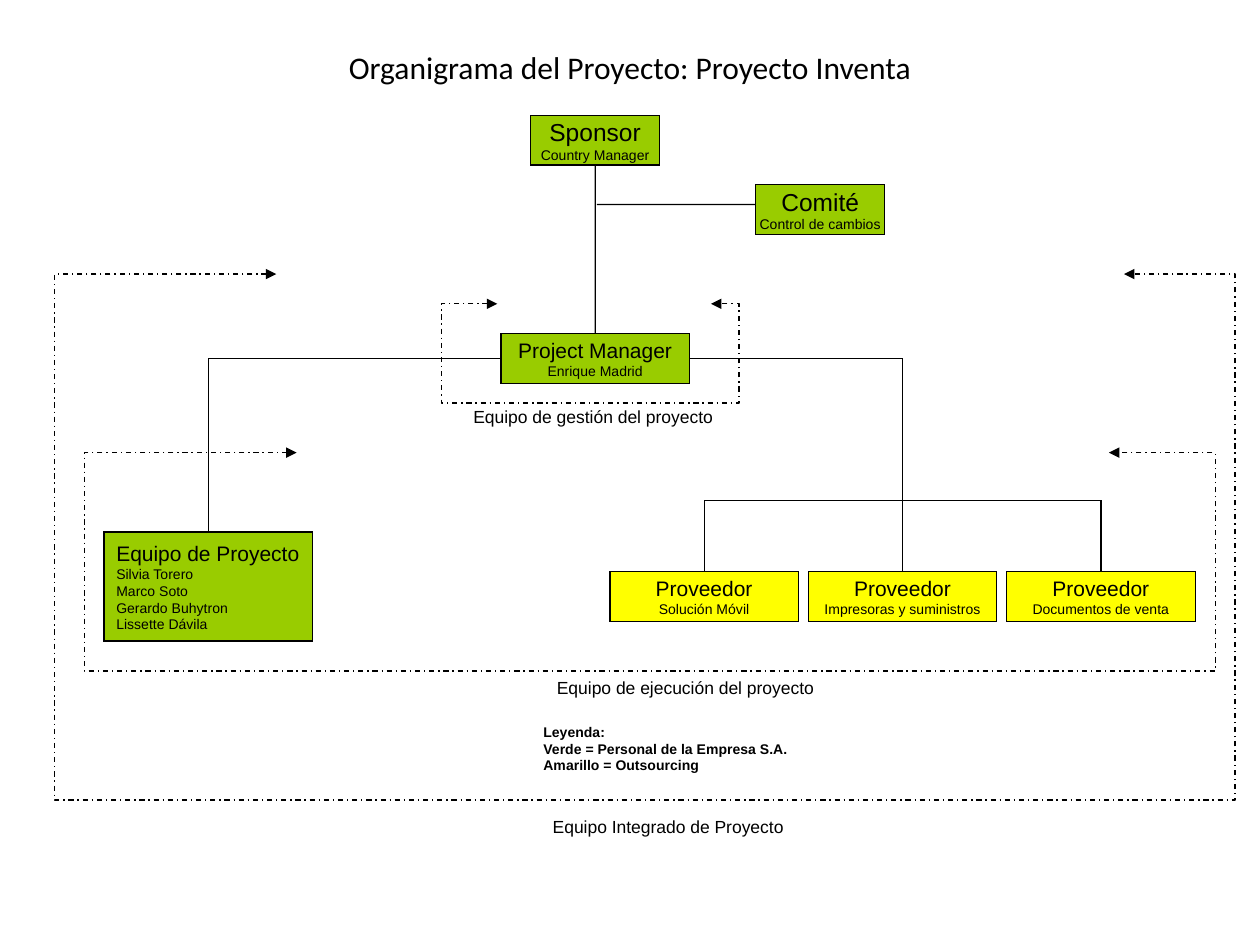
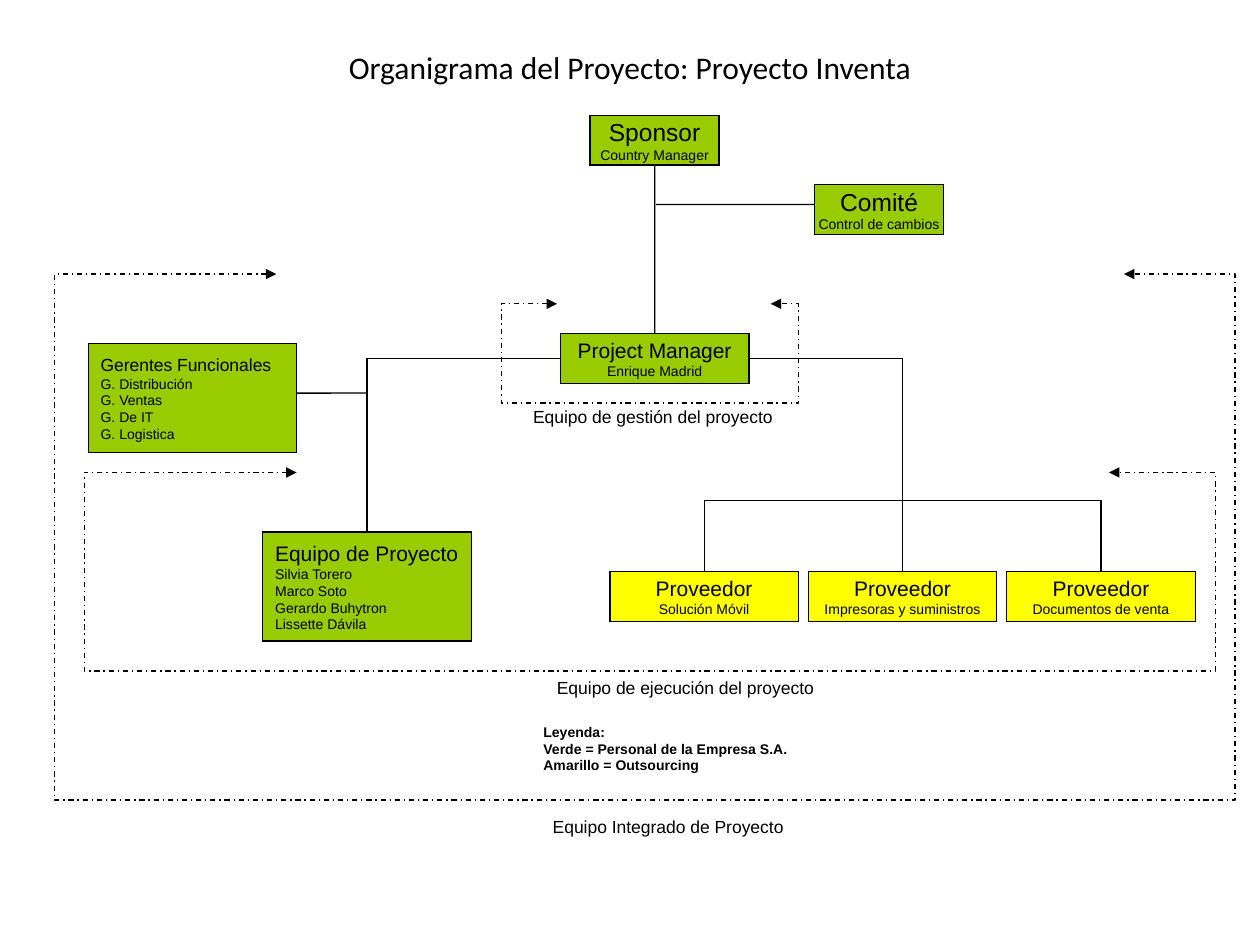
Before and after one commit to ebenites/gpy031, a slide deck: slide 2 of Sesion 4/POS_Organigrama del proyecto_v1_0.ppt. Drawn at 1260x945 pixels with LibreOffice and Linux fonts; fonts in the diff are those of the drawing. Boxes give left, top, right and bottom in pixels: in the first picture for what was removed or moved away, otherwise in the second. Text is boxed around its words. In the diff, an @@ line names an element or a change of style, - is before the commit and + after.

Commit message:
añadiendo a los gerentes funcionales

```diff
--- a/Sesion 4/POS_Organigrama del proyecto_v1_0.ppt
+++ b/Sesion 4/POS_Organigrama del proyecto_v1_0.ppt
@@ 3 rectangles, 2 lines, 1 text, 1 freeform shape: place and size @@
-3 rectangles, 2 lines, 1 text, 1 freeform shape at (441,115,885,427)
+3 rectangles, 2 lines, 1 text, 1 freeform shape at (501,115,944,427)
@@ rectangle added at (88,344,296,454), fill #99CC00, outline #000000 0.74 pt, 8 pt, text #000000 @@
+Gerentes Funcionales
+G. Distribución
+G. Ventas
+G. De IT
+G. Logistica
@@ elbow line moved from (501, 359) - (208, 532) to (367, 532) - (561, 359) @@
@@ elbow line moved from (689, 359) - (902, 572) to (748, 359) - (902, 572) @@
@@ line added from (365, 393) to (296, 393), #000000 0.74 pt @@
@@ freeform shape: place and size @@
-freeform shape at (84,452,1216,670)
+freeform shape at (84,472,1216,670)
@@ rectangle "Equipo de Proyecto": place and size @@
-rectangle "Equipo de Proyecto" at (103,532,311,641)
+rectangle "Equipo de Proyecto" at (263,532,471,641)
```
